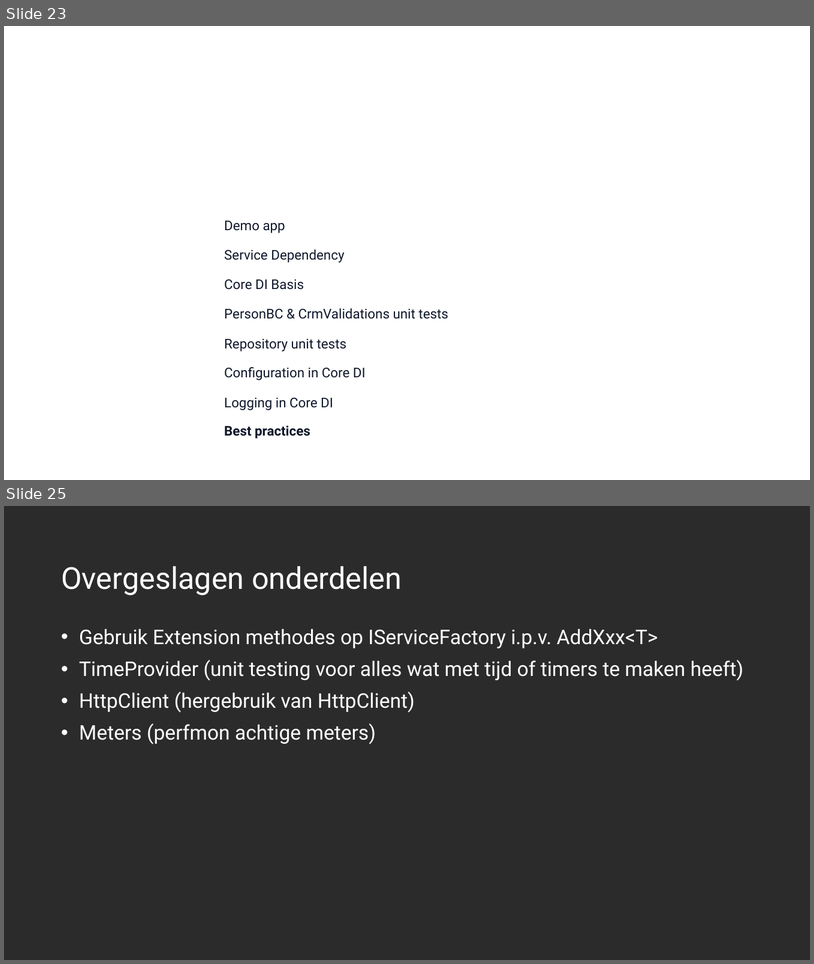
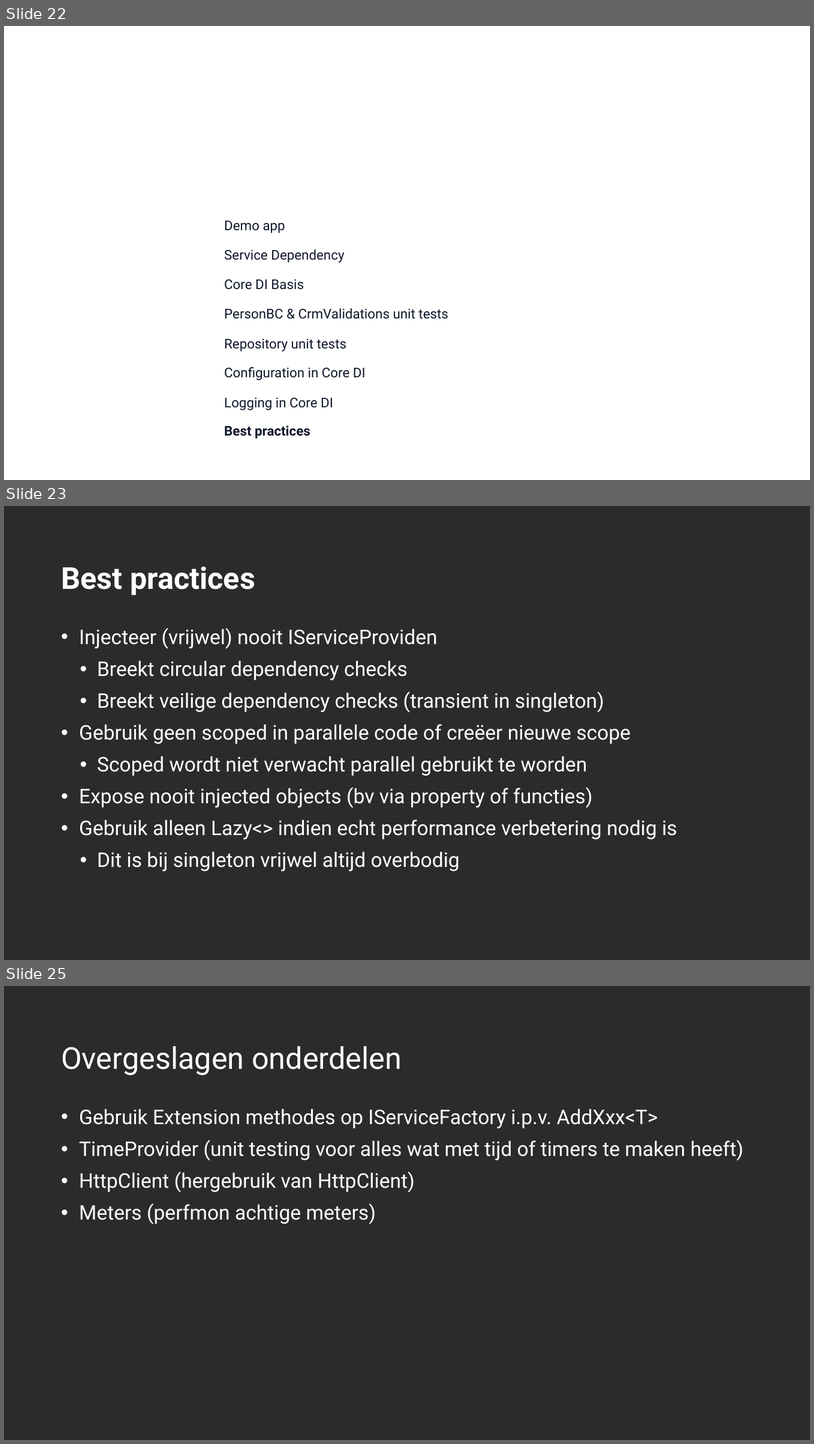
Before and after one commit to desdesdes/effectief-coredi, a slide deck: DI.pptx. Shown one above the other, each under a label of ours: slides 23 and 25 before the commit, slides 22, 23 and 25 after it; the slides between them are not shown. The pictures are 814x964 and 814x1444 pixels, drawn with LibreOffice and Linux fonts; fonts in the diff are those of the drawing; background and template pictures are left out; a plain dark background stands for a picture behind light text. Boxes give left, top, right and bottom in pixels: in the first picture for what was removed or moved away, otherwise in the second. Text is boxed around its words. In the diff, an @@ line names an element or a change of style, - is before the commit and + after.

```diff
--- a/DI.pptx
+++ b/DI.pptx
@@ slide 23 added at bbox=[4, 506, 810, 960], background picture (left out) @@
@@ title added at bbox=[61, 566, 255, 595], 36 pt, text #FFFFFF, bold @@
+Best practices
@@ text added at bbox=[79, 628, 677, 871], 24 pt, text #FFFFFF @@
+• Injecteer (vrijwel) nooit IServiceProviden
+  • Breekt circular dependency checks
+  • Breekt veilige dependency checks (transient in singleton)
+• Gebruik geen scoped in parallele code of creëer nieuwe scope
+  • Scoped wordt niet verwacht parallel gebruikt te worden
+• Expose nooit injected objects (bv via property of functies)
+• Gebruik alleen Lazy<> indien echt performance verbetering nodig is
+  • Dit is bij singleton vrijwel altijd overbodig
@@ what was slide 23 is now slide 22 @@
```
Also in this commit, not shown: 6 slides changed, 1 slide removed, 1 other file.
